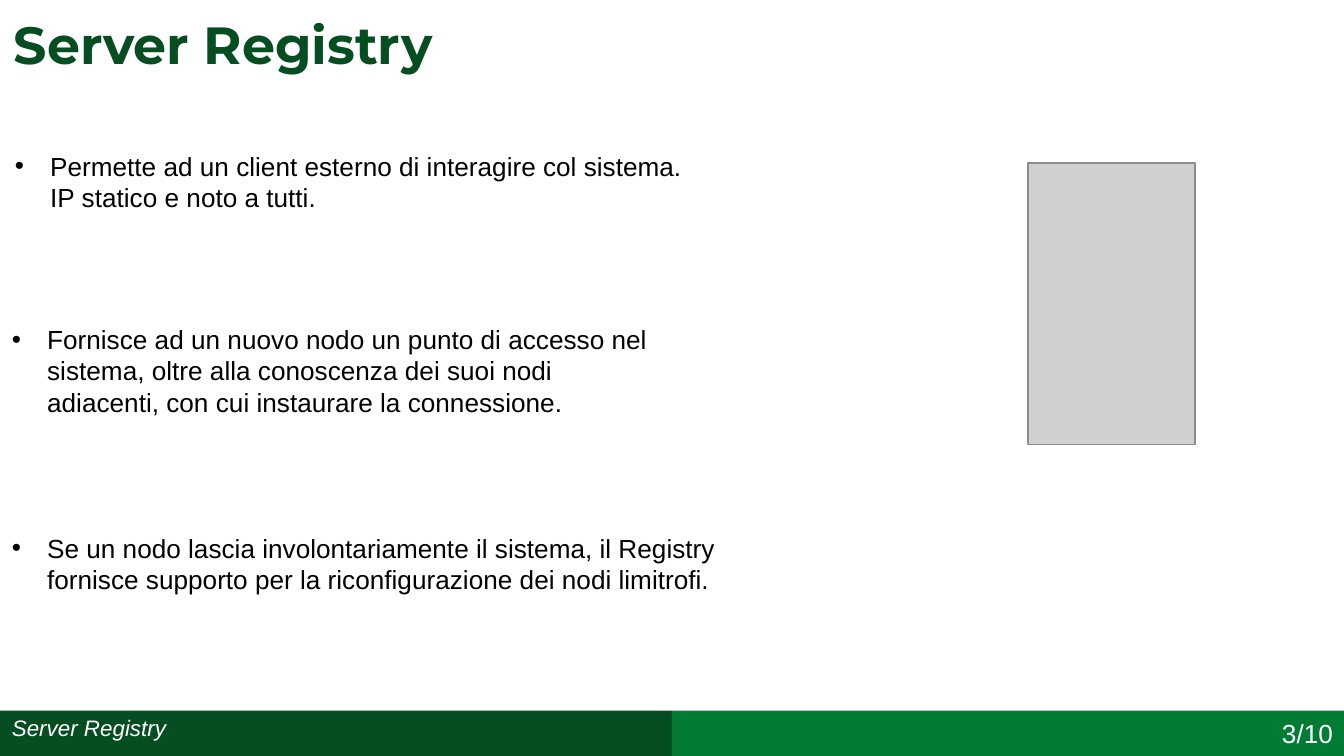
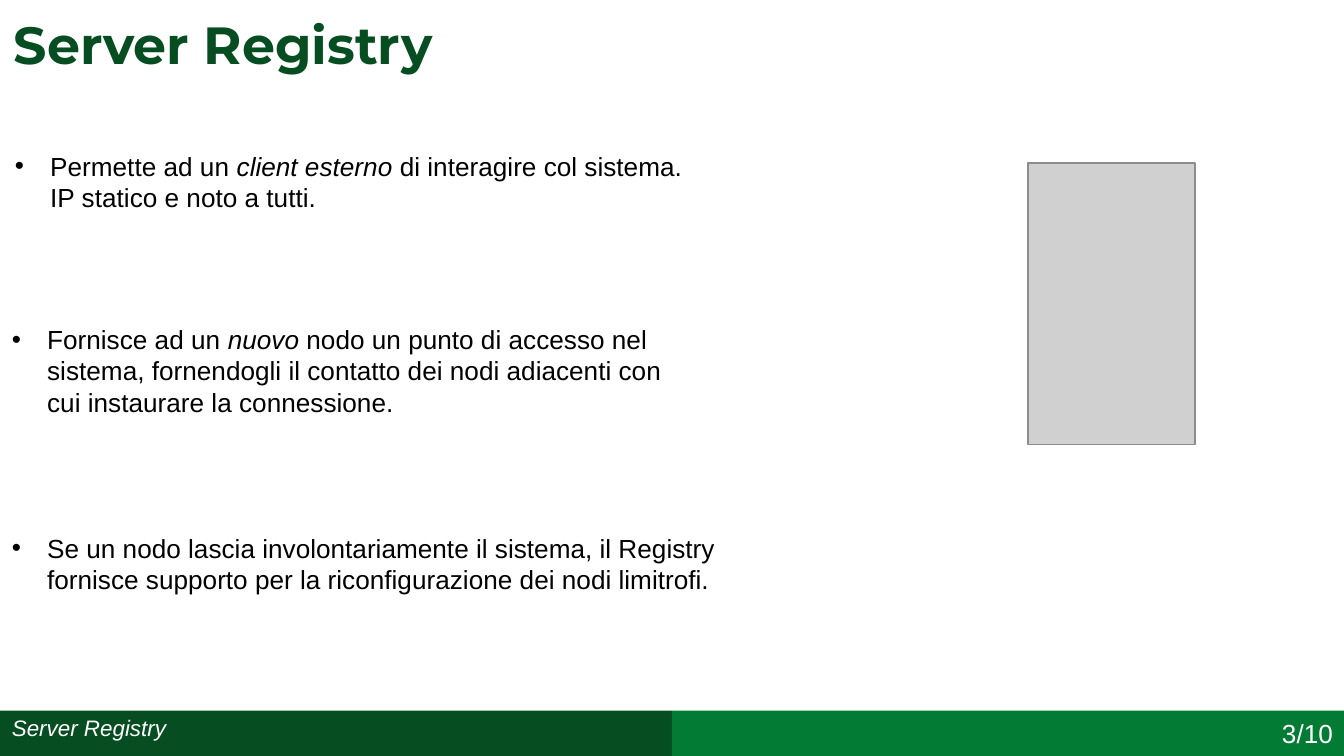
Before and after one commit to simonefesta/Chord_SDCC, a slide deck: slide 6 of Documentazione/Presentazione/Presentazione_Chord_Festa_0320408.pptx. Drawn at 1344x756 pixels with LibreOffice and Linux fonts; fonts in the diff are those of the drawing; grey boxes stand for pictures. Boxes give left, top, right and bottom in pixels: in the first picture for what was removed or moved away, otherwise in the second. Text is boxed around its words. In the diff, an @@ line names an element or a change of style, - is before the commit and + after.

```diff
--- a/Documentazione/Presentazione/Presentazione_Chord_Festa_0320408.pptx
+++ b/Documentazione/Presentazione/Presentazione_Chord_Festa_0320408.pptx
@@ text "Permette ad un client esterno ..." at [50, 157, 681, 208]: italic on in "client esterno" @@
@@ text at [47, 330, 661, 413]: text changed @@
-• Fornisce ad un nuovo nodo un punto di accesso nel sistema, oltre alla conoscenza dei suoi nodi adiacenti, con cui instaurare la connessione.
+• Fornisce ad un nuovo nodo un punto di accesso nel sistema, fornendogli il contatto dei nodi adiacenti con cui instaurare la connessione.
```
Also in this commit, not shown: 2 other slides changed, 8 other files.
